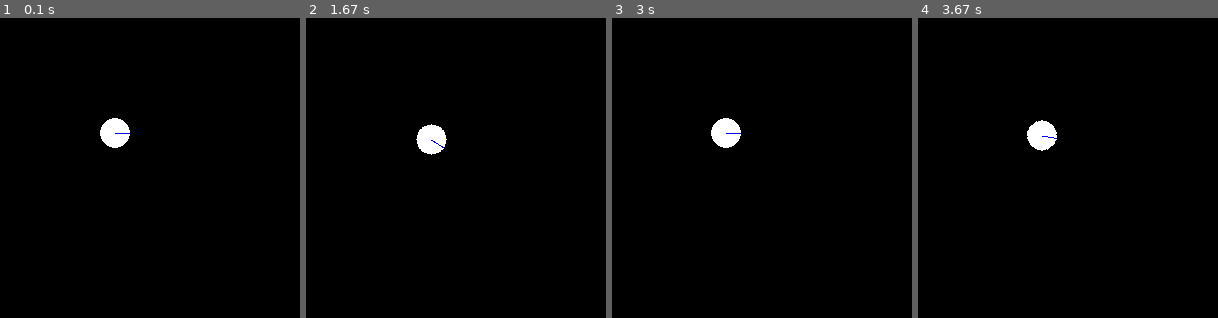
Above: before the commit, frames 1-4 (left to right).
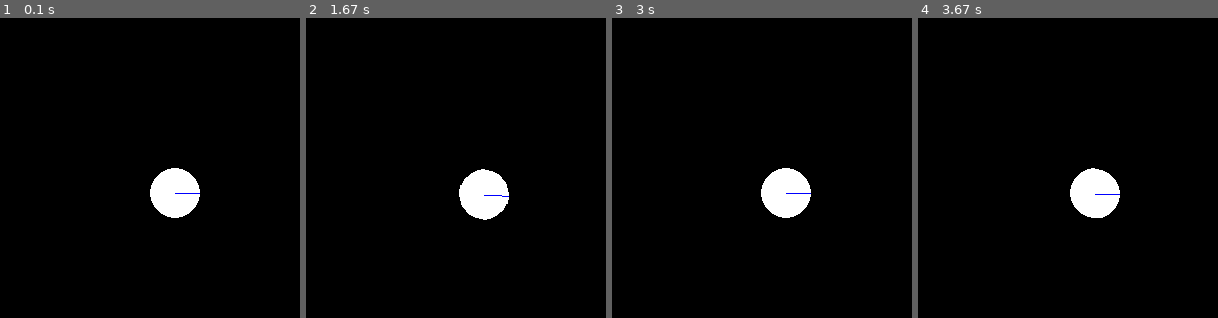
Above: after the commit, the same moments.

Repository: yjzhang/pygame_vehicle_sim
Game: pygame game, started from pygame_sim.py
Two runs of this game, one before a commit and one after it. Both use one fixed random seed, a clock stepped at 60 frames per second and the inputs below. The source is Python 2; it was converted automatically to run under Python 3.
Inputs:
- Up to frame 1 (0.1 s): no input
- Up to frame 2 (1.67 s): hold Right 0.33-0.8 s; hold Up 0.83-1.13 s; hold Right 1.17-1.63 s
- Up to frame 3 (3 s): hold Left 1.67-2.2 s; hold Down 2.23-2.53 s; hold Left 2.57-2.97 s
- Up to frame 4 (3.67 s): hold Up 3-3.37 s; hold Right from 3.4 s (still down)
The pictures show only the part of the screen within x 25-75%, y 25-75%; the shares and areas given below are measured in that part.
The window is 500x500 before the commit and 600x600 after it. Grey fills any space a smaller window leaves; there, only what the larger window draws over its background counts as a difference.

The runs differ from the first frame. In frame 1, 2.9% of the frame differs, in the area x 33-67%, y 33-67%; in frame 2, 2.9%, in the area x 36-68%, y 35-68%; in frame 3, 2.9%; in frame 4, 2.9%.

Commit message:
updated settings, added very basic auto controller

Diff:
--- a/pygame_sim.py
+++ b/pygame_sim.py
@@ -1,4 +1,4 @@
-import pygame as pg
+import pygame
 import numpy as np
 
 CONTROL_ACC = set(['FWD', 'BACK'])
@@ -26,7 +26,7 @@
 
 class Vehicle(object):
 
-    def __init__(self, mass = 10.0, force=1.0, ang=0.01,
+    def __init__(self, mass = 25.0, force=1.0, ang=0.001,
             init_pos = np.array([0.0, 0.0]),
             noise = 0.0, drag=0.3):
         """
@@ -69,43 +69,48 @@
         else:
             self.vel = update_vel(self.vel, self.heading, 0.0,
                     self.mass, self.drag)
-
         if 'LEFT' in control:
             self.heading += self.ang
         elif 'RIGHT' in control:
             self.heading -= self.ang
         self.pos = update_pos(self.pos, self.heading, self.vel)
 
+    def create_display_surface(self):
+        """
+        Creates a pygame surface for displaying the vehicle.
+        """
+        vehicle1_surface = pygame.Surface((50, 50))
+        pygame.draw.ellipse(vehicle1_surface, (255,255,255),(0,0,50,50))
+        pygame.draw.line(vehicle1_surface, (0,0,255),(25,25),(50,25))
+        return vehicle1_surface
+
 def main():
     vehicle1 = Vehicle()
-    vehicle1.pos = np.array([250.0,250.0])
-    screen = pg.display.set_mode((500,500))
-    vehicle1_surface = pg.Surface((30, 30))
-    pg.draw.ellipse(vehicle1_surface, (255,255,255),(0,0,30,30))
-    pg.draw.line(vehicle1_surface, (0,0,255),(15,15),(30,15))
+    vehicle1.pos = np.array([300.0,300.0])
+    screen = pygame.display.set_mode((600,600))
+    vehicle1_surface = vehicle1.create_display_surface()
     while 1:
         control = []
-        pg.event.pump()
-        keys = pg.key.get_pressed()
+        pygame.event.pump()
+        keys = pygame.key.get_pressed()
         #print [i for i in keys if i>0]
-        if keys[pg.K_UP]:
+        if keys[pygame.K_UP]:
             control.append('FWD')
-        # flip left and right because ???
-        if keys[pg.K_LEFT]:
+        if keys[pygame.K_LEFT]:
             control.append('LEFT')
-        if keys[pg.K_DOWN]:
+        if keys[pygame.K_DOWN]:
             control.append('BACK')
-        if keys[pg.K_RIGHT]:
+        if keys[pygame.K_RIGHT]:
             control.append('RIGHT')
         vehicle1.update(control)
         #print control
         #print vehicle1.state()
         screen.fill((0,0,0))
         angle = np.degrees(vehicle1.heading)
-        print angle
-        s1 = pg.transform.rotate(vehicle1_surface, angle)
+        #print angle
+        s1 = pygame.transform.rotate(vehicle1_surface, angle)
         screen.blit(s1, vehicle1.pos)
-        pg.display.flip()
+        pygame.display.flip()
 
 if __name__ == '__main__':
     main()
--- /dev/null
+++ b/run.py
@@ -0,0 +1,48 @@
+from pygame_sim import Vehicle
+from vehicle_controller import VehicleController
+import pygame
+import numpy as np
+
+if __name__ == '__main__':
+    # set time to 15ms/tick
+    vehicle1 = Vehicle(mass=1., ang=0.1)
+    vehicle1_surface = vehicle1.create_display_surface()
+    vehicle2 = Vehicle(mass=5., ang=0.1)
+    vehicle2_surface = vehicle2.create_display_surface()
+    controller = VehicleController(vehicle2)
+    vehicle1.pos = np.array([100.0,100.0])
+    vehicle2.pos = np.array([600.0, 600.0])
+    screen = pygame.display.set_mode((1000,1000))
+    while 1:
+        current_time = pygame.time.get_ticks()
+        # update vehicle1 control (user)
+        control = []
+        pygame.event.pump()
+        keys = pygame.key.get_pressed()
+        #print [i for i in keys if i>0]
+        if keys[pygame.K_UP]:
+                        control.append('FWD')
+        if keys[pygame.K_LEFT]:
+                        control.append('LEFT')
+        if keys[pygame.K_DOWN]:
+                        control.append('BACK')
+        if keys[pygame.K_RIGHT]:
+                        control.append('RIGHT')
+        vehicle1.update(control)
+        # update vehicle2 control (auto)
+        v2_control = controller.next_action()
+        vehicle2.update(v2_control)
+        #print control
+        #print vehicle1.state()
+        # display vehicle1
+        screen.fill((0,0,0))
+        angle = np.degrees(vehicle1.heading)
+        #print angle
+        s1 = pygame.transform.rotate(vehicle1_surface, angle)
+        screen.blit(s1, vehicle1.pos)
+        # display vehicle2
+        angle2 = np.degrees(vehicle2.heading)
+        s2 = pygame.transform.rotate(vehicle2_surface, angle2)
+        screen.blit(s2, vehicle2.pos)
+        pygame.display.flip()
+        pygame.time.delay(15 - (pygame.time.get_ticks()-current_time))
--- /dev/null
+++ b/vehicle_controller.py
@@ -0,0 +1,26 @@
+import numpy as np
+import random
+
+actions = ['FWD', 'BACK', 'LEFT', 'RIGHT']
+
+class VehicleController(object):
+    """
+    Basic class for a vehicle controller - target
+    """
+
+    def __init__(self, vehicle):
+        self.vehicle = vehicle
+        self.prev_action = 'FWD'
+
+    def next_action(self, target_state=None):
+        """
+        Calculates the next action for the vehicle.
+        """
+        if not target_state:
+            # random walk
+            if random.random() > 0.99:
+                action = [random.choice(actions)]
+            else:
+                action = self.prev_action
+            self.prev_action = action
+            return action
